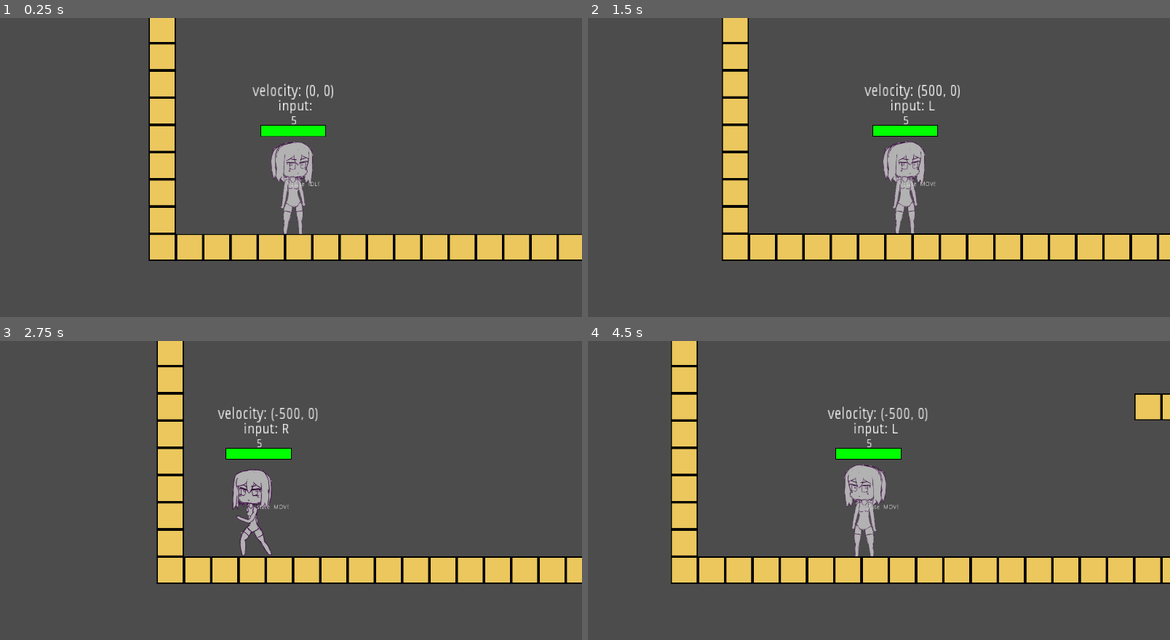
Above: before the commit, frames 1-4 (two rows, left to right).
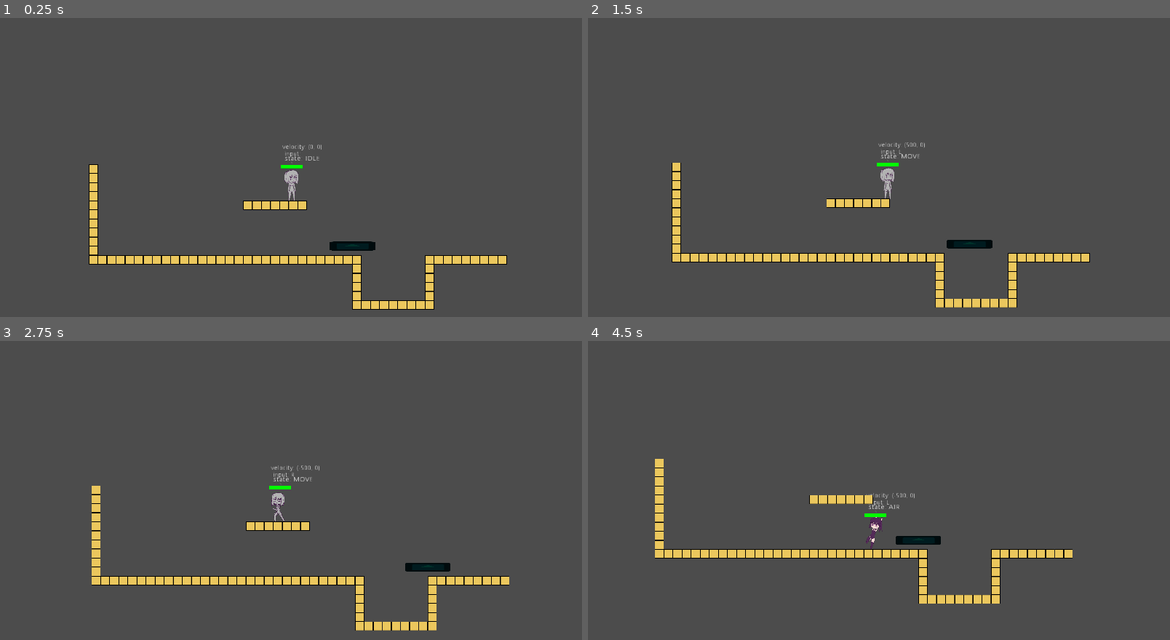
Above: after the commit, the same moments.

Repository: BeatMil/Mugi-again
Game: Godot game, scene res://scene/stage02.tscn
Two runs of this game, one before a commit and one after it. Both use one fixed random seed, a clock stepped at 60 frames per second and the inputs below. This scene is started directly instead of the project's main scene. The engine's default icon, where the game draws it, is replaced by a stand-in: a white triangle on a blue panel in a dark square.
Inputs:
- Up to frame 1 (0.25 s): no input
- Up to frame 2 (1.5 s): tap Enter (ui_accept) at 0.5, 0.77 s; hold K (attack02) 0.53-1.28 s; hold Right (ui_right) from 0.53 s (still down); tap L (block) at 1.35 s
- Up to frame 3 (2.75 s): tap Enter (ui_accept) at 1.52 s; release Right (ui_right) at 2.03 s; hold Left (ui_left) from 2.03 s (still down); hold R from 2.03 s (still down)
- Up to frame 4 (4.5 s): release Left (ui_left) at 2.78 s; release R at 2.78 s; hold Right (ui_right) 2.78-4.28 s; tap Backspace at 2.85 s; tap Enter (ui_accept) at 3.02, 3.77 s; hold K (attack02) 3.53-4.28 s; hold Left (ui_left) from 4.28 s (still down); tap L (block) at 4.35 s

The runs differ from the first frame. In frame 1, 14% of the frame differs, in the area x 15-100%, y 0-98%; in frame 2, 14%; in frame 3, 14%; in frame 4, 17%, in the area x 11-100%, y 0-88%.

Commit message:
change the way moving platform works

Diff:
--- a/prefab/moving_platform.tscn
+++ b/prefab/moving_platform.tscn
@@ -16,3 +16,6 @@
 self_modulate = Color( 0, 0.196078, 0.164706, 1 )
 scale = Vector2( 5, 1 )
 texture = ExtResource( 2 )
+
+[node name="Timer" type="Timer" parent="."]
+[connection signal="timeout" from="Timer" to="." method="_on_Timer_timeout"]
--- a/prefab/spike.tscn
+++ b/prefab/spike.tscn
@@ -4,9 +4,7 @@
 
 [sub_resource type="ConvexPolygonShape2D" id=1]
 
-[node name="spike" type="Area2D" groups=[
-"spikes",
-]]
+[node name="spike" type="Area2D"]
 
 [node name="sprite" type="Sprite" parent="."]
 modulate = Color( 0.6, 0, 0, 1 )
--- a/scene/stage01.tscn
+++ b/scene/stage01.tscn
@@ -49,7 +49,6 @@
 [node name="Camera2D" type="Camera2D" parent="Player"]
 current = true
 zoom = Vector2( 1.3, 1.3 )
-drag_margin_h_enabled = false
 smoothing_enabled = true
 drag_margin_top = 0.5
 
--- a/scene/stage02.tscn
+++ b/scene/stage02.tscn
@@ -1,8 +1,7 @@
-[gd_scene load_steps=8 format=2]
+[gd_scene load_steps=7 format=2]
 
 [ext_resource path="res://prefab/Player.tscn" type="PackedScene" id=1]
 [ext_resource path="res://script/state_label.gd" type="Script" id=2]
-[ext_resource path="res://prefab/spike.tscn" type="PackedScene" id=3]
 [ext_resource path="res://media/tile/Tile003.tres" type="TileSet" id=4]
 [ext_resource path="res://prefab/moving_platform.tscn" type="PackedScene" id=5]
 [ext_resource path="res://script/AudioBlock.gd" type="Script" id=6]
@@ -11,43 +10,41 @@
 [node name="stage02" type="Node2D"]
 
 [node name="Player" parent="." instance=ExtResource( 1 )]
-editor/display_folded = true
-position = Vector2( 270, 580 )
+position = Vector2( 1360, 160 )
 
 [node name="Camera2D" type="Camera2D" parent="Player"]
 current = true
-drag_margin_h_enabled = false
+zoom = Vector2( 3, 3 )
 smoothing_enabled = true
 drag_margin_top = 0.5
 
 [node name="state_label" type="Label" parent="Player"]
-margin_right = 40.0
-margin_bottom = 14.0
+margin_left = -46.0
+margin_top = -196.0
+margin_right = -6.0
+margin_bottom = -182.0
+rect_scale = Vector2( 3.6038, 3.24248 )
+text = "state"
 script = ExtResource( 2 )
+__meta__ = {
+"_edit_use_anchors_": false
+}
 
 [node name="velocity" type="Label" parent="Player/state_label"]
-margin_left = -90.0
-margin_top = -230.0
-margin_right = -40.0
-margin_bottom = -216.0
-rect_scale = Vector2( 2.12499, 2.69993 )
+margin_left = -4.43976
+margin_top = -24.6725
+margin_right = 45.5602
+margin_bottom = -10.6725
+rect_scale = Vector2( 0.863576, 0.99452 )
 text = "velocity"
 
 [node name="input" type="Label" parent="Player/state_label"]
-margin_left = -30.0
-margin_top = -192.201
-margin_right = 10.0
-margin_bottom = -178.201
-rect_scale = Vector2( 2.18618, 2.32856 )
+margin_left = 3.8147e-06
+margin_top = -9.86898
+margin_right = 40.0
+margin_bottom = 4.13102
+rect_scale = Vector2( 0.861067, 0.996304 )
 text = "input"
-
-[node name="spikes" type="Node2D" parent="."]
-position = Vector2( 1568, 672 )
-
-[node name="spike" parent="spikes" instance=ExtResource( 3 )]
-
-[node name="spike2" parent="spikes" instance=ExtResource( 3 )]
-position = Vector2( 64, 0 )
 
 [node name="TileMap" type="TileMap" parent="."]
 tile_set = ExtResource( 4 )
@@ -63,9 +60,10 @@
 [node name="moving_platform" parent="moving_plat01" instance=ExtResource( 5 )]
 
 [node name="pos1" type="Position2D" parent="moving_plat01"]
+position = Vector2( 1012, -520 )
 
 [node name="pos2" type="Position2D" parent="moving_plat01"]
-position = Vector2( 1140, 0 )
+position = Vector2( 1524, -520 )
 
 [node name="sound_nodes" type="Node2D" parent="."]
 
--- a/script/Player.gd
+++ b/script/Player.gd
@@ -303,11 +303,11 @@
 #		dlog.get_children()[0].popup(Rect2(500,100,700,100))
 	elif area.is_in_group("death_border"):
 		get_tree().reload_current_scene()
-	elif area.is_in_group("spikes"):
-		health_bar.health_decrease(1)
-		state = anum.RECOVERY
-		emit_signal("damaged") # for SFX
-		recover_timer.start()
+#	elif area.is_in_group("spikes"):
+#		health_bar.health_decrease(1)
+#		state = anum.RECOVERY
+#		emit_signal("damaged") # for SFX
+#		recover_timer.start()
 
 
 func _on_hadokentimer_timeout():
--- a/script/moving_platform.gd
+++ b/script/moving_platform.gd
@@ -2,7 +2,9 @@
 onready var pos1 = get_parent().get_node("pos1").global_position
 onready var pos2 = get_parent().get_node("pos2").global_position
 #export var pos3 = get_node()
-var is_at_pos1 = true
+var is_at_pos1 = false
+var is_stay = true
+var timer_helper = false
 
 func _ready():
 	$".".set_global_position(pos1)
@@ -12,19 +14,34 @@
 func _physics_process(delta):
 	position_checker()
 	if is_at_pos1:
-#		print("is_at_pos1")
-#		move_and_slide(Vector2(100,0), Vector2.ZERO)
-		move_and_slide(get_vector(), Vector2.ZERO)
-		pass
+		if timer_helper == false:
+			timer_helper = true
+			is_stay = true
+			$Timer.start()
+#		move_and_slide(get_vector(), Vector2.ZERO)
+		if !is_stay:
+			move_local_x(8)
+	elif !is_at_pos1:
+		if timer_helper == true:
+			timer_helper = false
+			is_stay = true
+			$Timer.start()
+		if !is_stay:
+			move_local_x(-8)
 
-func get_vector():
-	return (pos2 - pos1) * 0.2
-	pass
+# get direction for the older method
+#func get_vector():
+#	return (pos2 - pos1) * 0.2
 
 func position_checker():
 	# switch boolean if node is at starting position
 	if $".".global_position == pos1:
 		is_at_pos1 = true
-
 	if $".".global_position == pos2:
 		is_at_pos1 = false
+
+
+func _on_Timer_timeout():
+	print("Timer stop!")
+	is_stay = false
+	$Timer.stop()
--- a/script/state_label.gd
+++ b/script/state_label.gd
@@ -8,14 +8,6 @@
 onready var velocity = $"velocity"
 onready var input = $"input"
 
-# Called when the node enters the scene tree for the first time.
-func _ready():
-	pass # Replace with function body.
-
-# Called every frame. 'delta' is the elapsed time since the previous frame.
-#func _process(delta):
-#	pass
-
 func _physics_process(delta):
 	label.text = "state: %s" %player.anum.keys()[player.state]
 	velocity.text = "velocity: %s"%player.velocity
